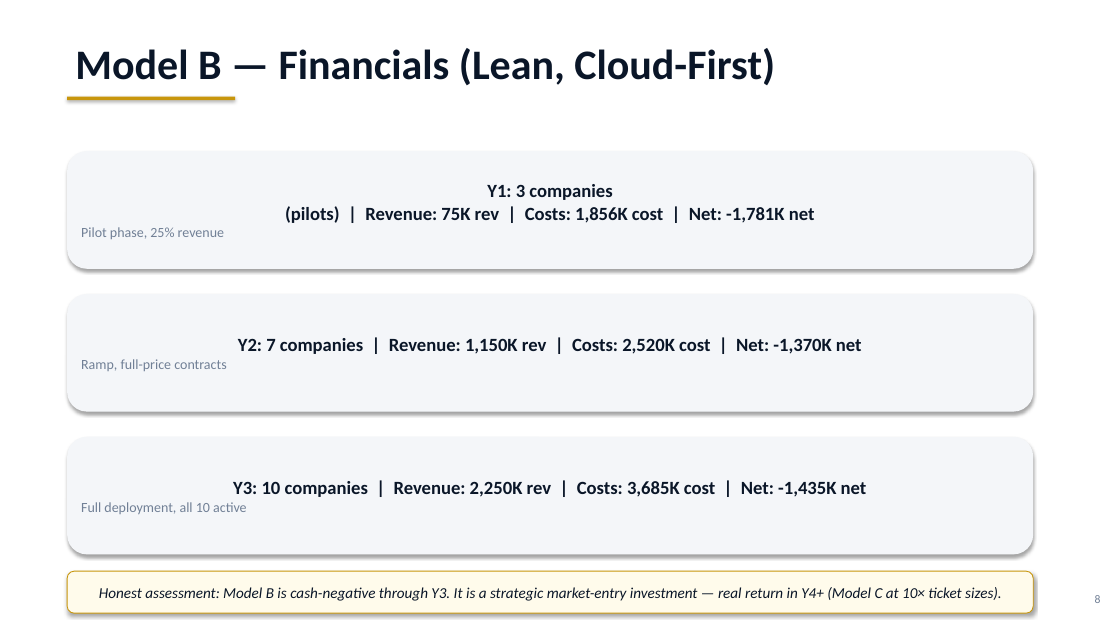
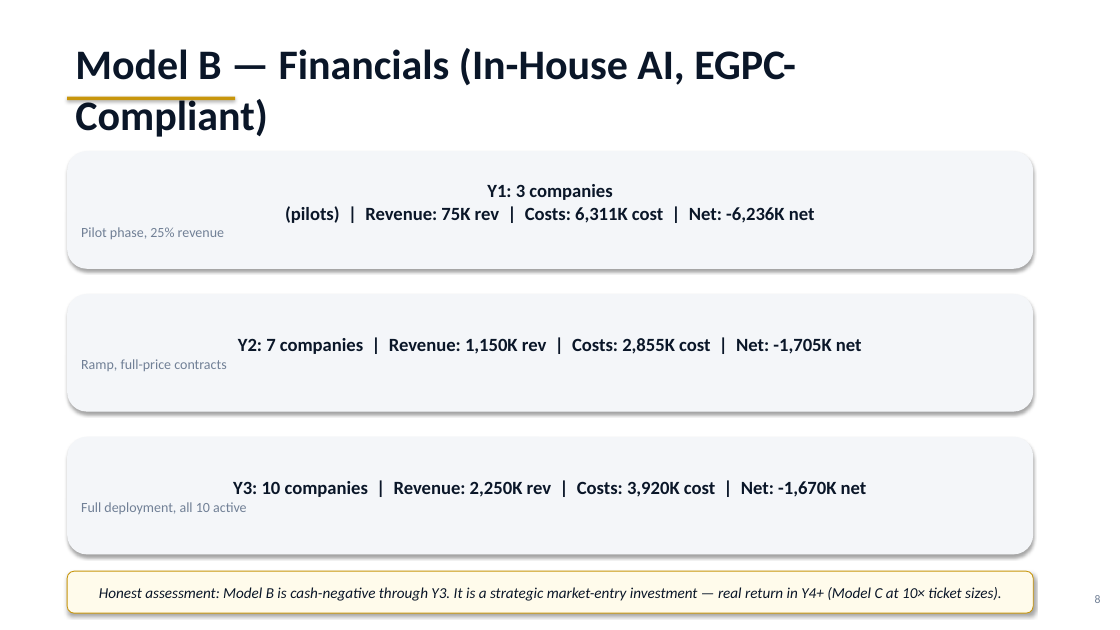
Before and after one commit to Amsamms/ese-business-model, a slide deck: slide 8 of ESE_Business_Model_v2.pptx. Drawn at 1120x630 pixels with LibreOffice and Linux fonts; fonts in the diff are those of the drawing. Boxes give left, top, right and bottom in pixels: in the first picture for what was removed or moved away, otherwise in the second. Text is boxed around its words. In the diff, an @@ line names an element or a change of style, - is before the commit and + after.

```diff
--- a/ESE_Business_Model_v2.pptx
+++ b/ESE_Business_Model_v2.pptx
@@ text at <box>75,48,796,137</box>: text changed @@
-Model B — Financials (Lean, Cloud-First)
+Model B — Financials (In-House AI, EGPC-Compliant)
@@ text in rounded rectangle at <box>285,184,815,223</box>: text changed @@
-Y1: 3 companies
-(pilots) | Revenue: 75K rev | Costs: 1,856K cost | Net: -1,781K net
+Y1: 3 companies
+(pilots) | Revenue: 75K rev | Costs: 6,311K cost | Net: -6,236K net
@@ text in rounded rectangle at <box>238,338,862,354</box>: text changed @@
-Y2: 7 companies | Revenue: 1,150K rev | Costs: 2,520K cost | Net: -1,370K net
+Y2: 7 companies | Revenue: 1,150K rev | Costs: 2,855K cost | Net: -1,705K net
@@ text in rounded rectangle at <box>233,481,867,497</box>: text changed @@
-Y3: 10 companies | Revenue: 2,250K rev | Costs: 3,685K cost | Net: -1,435K net
+Y3: 10 companies | Revenue: 2,250K rev | Costs: 3,920K cost | Net: -1,670K net
```
Also in this commit, not shown: 7 other slides changed.
